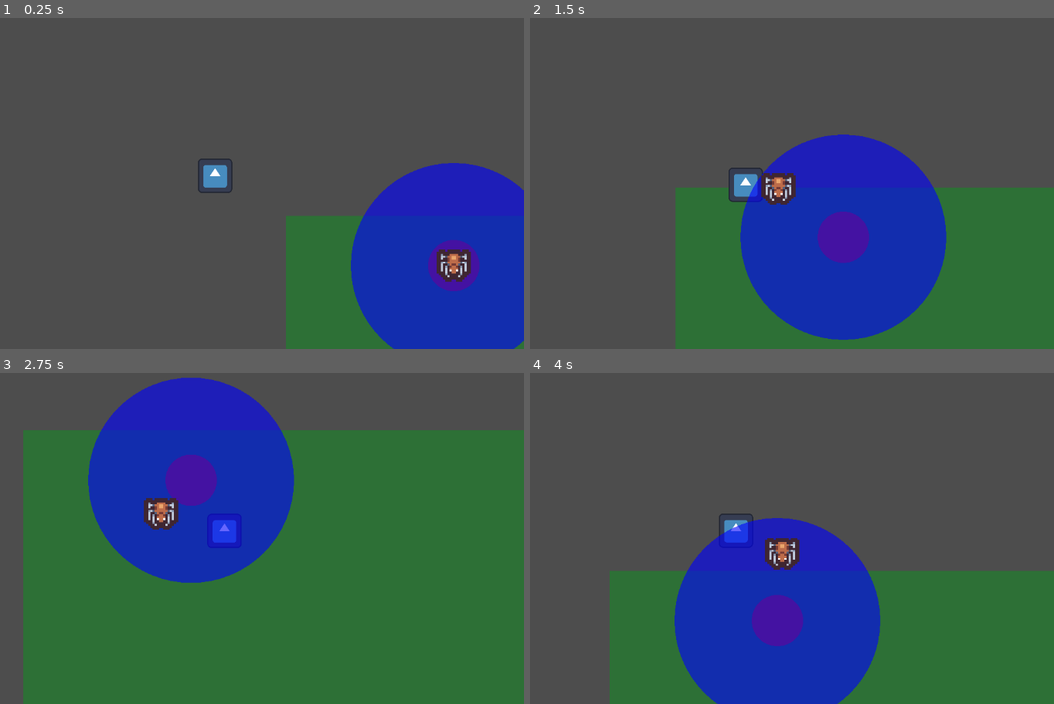
Above: before the commit, frames 1-4 (two rows, left to right).
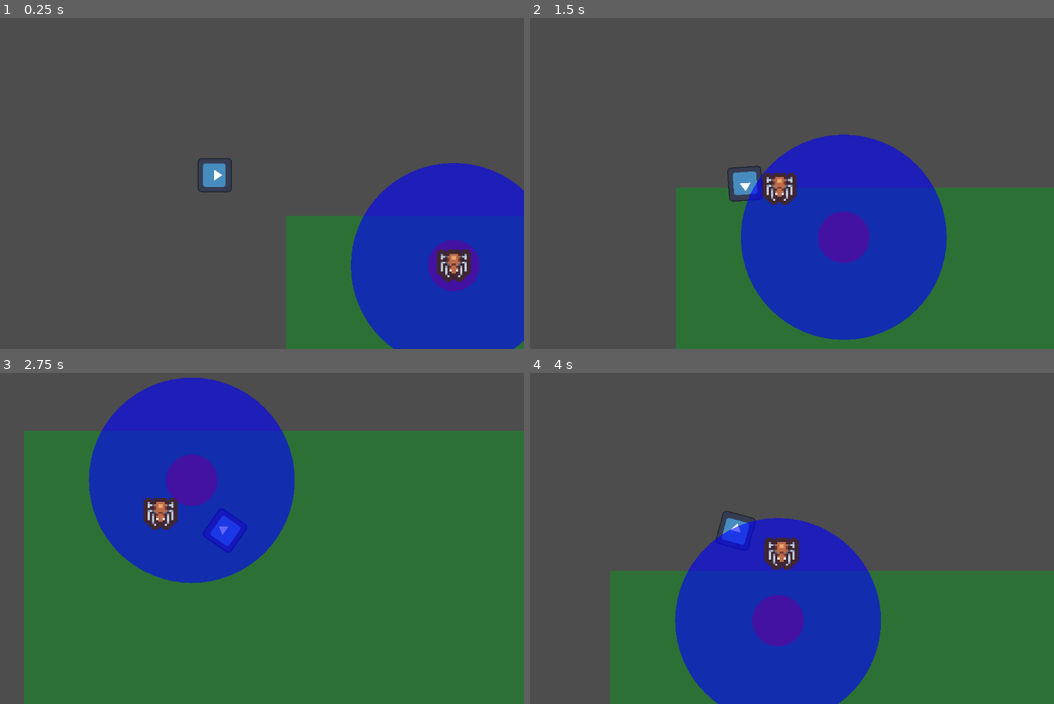
Above: after the commit, the same moments.

Repository: Harsh10k/project-static
Game: Godot game, scene res://scenes/maps/map1.tscn
Same seed, same stepped clock (60 frames per second), same inputs: the game is played once before the commit and once after it. The engine's default icon, where the game draws it, is replaced by a stand-in: a white triangle on a blue panel in a dark square.
Inputs (mouse positions are in pixels of both pictures, inside the frame that each line leads up to):
- Up to frame 1 (0.25 s): no input
- Up to frame 2 (1.5 s): tap Enter at 0.5 s; move the mouse to (881, 157) at 0.52 s; press the mouse at (881, 157) at 0.53 s; hold D (right) 0.53-1.28 s; move the mouse to (624, 193) at 1.27 s; release the mouse at (624, 193) at 1.28 s; hold S (down) from 1.28 s (still down); click (624, 193) at 1.35 s
- Up to frame 3 (2.75 s): move the mouse to (277, 455) at 2.02 s; release S (down) at 2.03 s; press the mouse at (277, 455) at 2.03 s; hold D (right) from 2.03 s (still down)
- Up to frame 4 (4 s): move the mouse to (713, 601) at 2.77 s; release D (right) at 2.78 s; release the mouse at (713, 601) at 2.78 s; hold W (up) 2.78-3.53 s; click (713, 601) at 2.85 s; move the mouse to (928, 581) at 3.52 s; press the mouse at (928, 581) at 3.53 s; hold A (left) from 3.53 s (still down)

The runs differ from the first frame. In frame 1, 0.2% of the frame differs, in the area x 37-45%, y 42-53%; in frame 2, 0.7%; in frame 3, 0.9%, in the area x 4-100%, y 1-100%; in frame 4, 0.6%.

Commit message:
Player shooting

Diff:
--- a/project.godot
+++ b/project.godot
@@ -56,6 +56,15 @@
 ]
 }
 
+[layer_names]
+
+2d_physics/layer_1="World"
+2d_physics/layer_2="Player"
+2d_physics/layer_3="Enemy"
+2d_physics/layer_4="PlayerBullet"
+2d_physics/layer_5="EnemyBullet"
+2d_physics/layer_6="EnemyView"
+
 [rendering]
 
 textures/canvas_textures/default_texture_filter=0
--- a/scenes/entities/enemies/crawler.tscn
+++ b/scenes/entities/enemies/crawler.tscn
@@ -37,6 +37,8 @@
 shape = SubResource("CircleShape2D_lq3mc")
 
 [node name="DetectionArea" type="Area2D" parent="."]
+collision_layer = 32
+collision_mask = 3
 
 [node name="CollisionShape2D" type="CollisionShape2D" parent="DetectionArea"]
 shape = SubResource("CircleShape2D_h8vfb")
--- a/scenes/entities/player/player.gd
+++ b/scenes/entities/player/player.gd
@@ -1,10 +1,40 @@
 extends CharacterBody2D
+
+
+@export var bullet_scene: PackedScene
+@export var fire_rate: float = 0.2
+
+@onready var muzzle = $Marker2D
+@onready var fire_timer = Timer.new()
 
 @export var speed: int = 500
 var input_direction: Vector2
 
+
+func _ready():
+	fire_timer.wait_time = fire_rate
+	fire_timer.one_shot = true
+	add_child(fire_timer)
+
 func _physics_process(_delta: float) -> void:
 	input_direction = Input.get_vector("left", "right", "up", "down")
 
+	look_at(get_global_mouse_position())
+
 	velocity = input_direction * speed
 	move_and_slide()
+
+func _input(event):
+	if event.is_action_pressed("left_click"):
+		shoot()
+
+func shoot():
+	if not fire_timer.is_stopped():
+		return
+
+	var bullet = bullet_scene.instantiate()
+	bullet.global_position = muzzle.global_position
+	bullet.direction = (get_global_mouse_position() - muzzle.global_position).normalized()
+	get_tree().current_scene.add_child(bullet)
+
+	fire_timer.start()
--- a/scenes/entities/player/player.tscn
+++ b/scenes/entities/player/player.tscn
@@ -1,13 +1,17 @@
-[gd_scene load_steps=4 format=3 uid="uid://ccyiy083eaodq"]
+[gd_scene load_steps=5 format=3 uid="uid://ccyiy083eaodq"]
 
 [ext_resource type="Texture2D" uid="uid://q52yf3vgv813" path="res://icon.svg" id="1_8afob"]
 [ext_resource type="Script" uid="uid://dodxm43opvh8q" path="res://scenes/entities/player/player.gd" id="1_dovo2"]
+[ext_resource type="PackedScene" uid="uid://beo8uu7x37rnd" path="res://scenes/weapons/bullet/bullet.tscn" id="2_58kc7"]
 
 [sub_resource type="RectangleShape2D" id="RectangleShape2D_dovo2"]
 size = Vector2(64, 64)
 
 [node name="Player" type="CharacterBody2D"]
+collision_layer = 2
+collision_mask = 21
 script = ExtResource("1_dovo2")
+bullet_scene = ExtResource("2_58kc7")
 
 [node name="PlayerSpritePlaceholder" type="Sprite2D" parent="."]
 position = Vector2(0, 1)
@@ -22,3 +26,5 @@
 offset = Vector2(0, 1)
 position_smoothing_enabled = true
 position_smoothing_speed = 15.0
+
+[node name="Marker2D" type="Marker2D" parent="."]
--- /dev/null
+++ b/scenes/weapons/bullet/bullet.gd
@@ -0,0 +1,14 @@
+extends Area2D
+
+@export var speed: float = 800.0
+@export var damage: int = 10
+
+var direction: Vector2
+
+func _physics_process(delta):
+	position += direction * speed * delta
+
+func _on_body_entered(body):
+	if body.has_method("take_damage"):
+		body.take_damage(damage)
+	queue_free()
--- /dev/null
+++ b/scenes/weapons/bullet/bullet.tscn
@@ -0,0 +1,18 @@
+[gd_scene load_steps=3 format=3 uid="uid://beo8uu7x37rnd"]
+
+[ext_resource type="Script" uid="uid://dks3dho2m2yrf" path="res://scenes/weapons/bullet/bullet.gd" id="1_xc2js"]
+
+[sub_resource type="RectangleShape2D" id="RectangleShape2D_in1rd"]
+size = Vector2(10, 10)
+
+[node name="Area2D" type="Area2D"]
+collision_layer = 8
+collision_mask = 5
+script = ExtResource("1_xc2js")
+metadata/_edit_vertical_guides_ = [-7.0, 7.0]
+metadata/_edit_horizontal_guides_ = [-5.0, 5.0]
+
+[node name="CollisionShape2D" type="CollisionShape2D" parent="."]
+shape = SubResource("RectangleShape2D_in1rd")
+
+[connection signal="body_entered" from="." to="." method="_on_body_entered"]
Not shown, added: scenes/weapons/bullet/bullet.gd.uid
